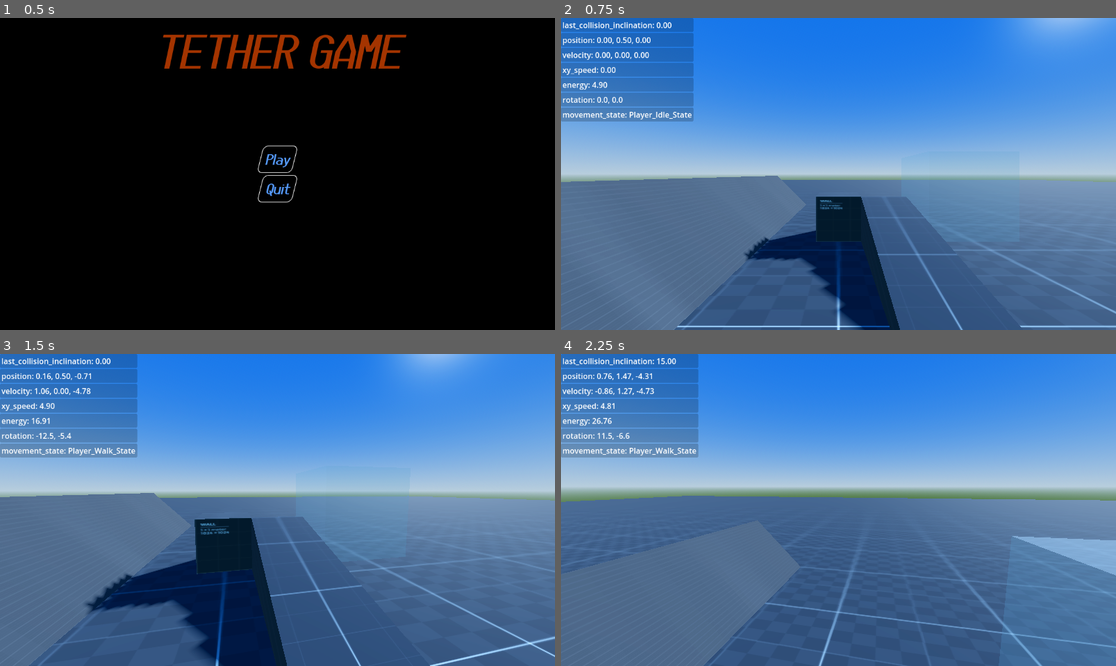
Above: before the commit, frames 1-4 (two rows, left to right).
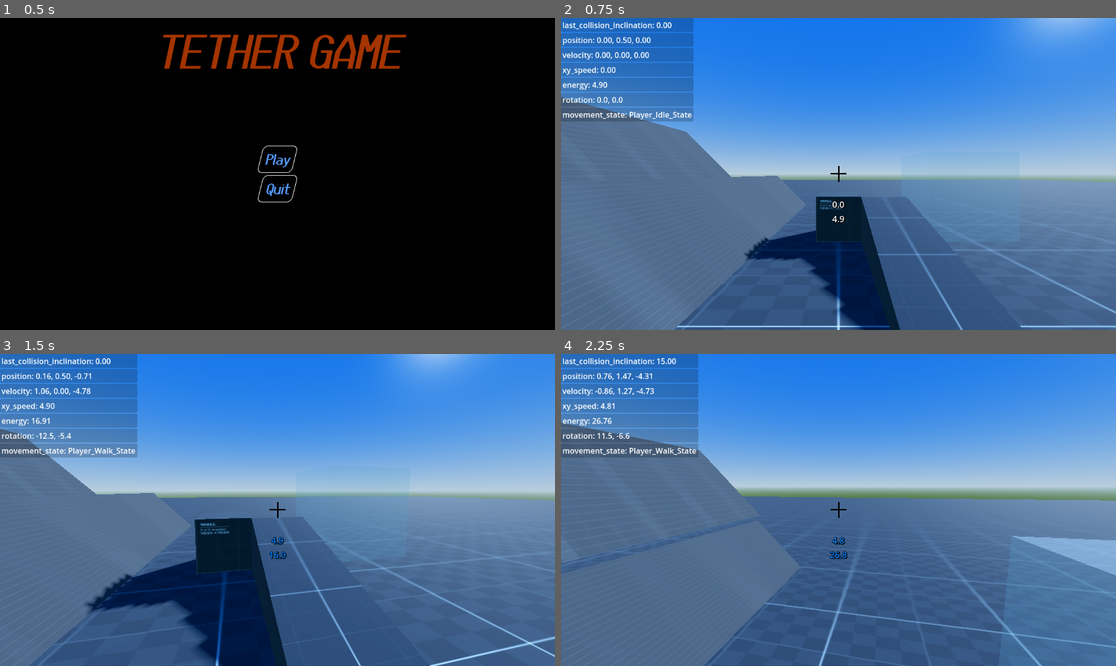
Above: after the commit, the same moments.

Repository: Kestrel280/tethergame
Game: Godot game, scene res://main.tscn
Same seed, same stepped clock (60 frames per second), same inputs: the game is played once before the commit and once after it.
Inputs (mouse positions are in pixels of both pictures, inside the frame that each line leads up to):
- Up to frame 1 (0.5 s): no input
- Up to frame 2 (0.75 s): click "Play" at 0.5 s
- Up to frame 3 (1.5 s): tap Enter at 1.25 s; move the mouse to (305, 510) at 1.27 s; hold W (move_forward) from 1.28 s (still down); click (305, 510) at 1.35 s
- Up to frame 4 (2.25 s): keep holding W (move_forward); tap Space (jump) at 1.52 s; move the mouse to (810, 510) at 2.02 s; tap Q at 2.1 s

Frame 1 is identical in both runs. In frame 2, 5.4% of the frame differs, in the area x 0-52%, y 25-66%; in frame 3, 2.2%; in frame 4, 5.6%, in the area x 0-52%, y 22-68%.

Commit message:
Add Player UI, Kinetic Label class

Diff:
--- a/assets/materials/debug/transparent_debug_material.tres
+++ b/assets/materials/debug/transparent_debug_material.tres
@@ -1,6 +1,6 @@
 [gd_resource type="StandardMaterial3D" load_steps=2 format=3 uid="uid://btqt43i0hm3t0"]
 
-[ext_resource type="Texture2D" uid="uid://dvoubv5yxmk58" path="res://assets/textures/plus.png" id="1_f2hi5"]
+[ext_resource type="Texture2D" uid="uid://dvoubv5yxmk58" path="res://assets/textures/plus_128px.png" id="1_f2hi5"]
 
 [resource]
 transparency = 1
--- a/classes/player/Player.tscn
+++ b/classes/player/Player.tscn
@@ -9,6 +9,9 @@
 [ext_resource type="Script" uid="uid://d1eyuapmclcra" path="res://classes/player/move_states/default_mode/player_walk_state.gd" id="8_ki74y"]
 [ext_resource type="Script" uid="uid://bk2mg7jt7y2dm" path="res://classes/controllers/input_controller_kbm.gd" id="9_ki74y"]
 [ext_resource type="Script" uid="uid://cm5b2uks7uwmw" path="res://classes/controllers/camera_controller_base.gd" id="9_loolv"]
+[ext_resource type="Script" uid="uid://7kl4mh5of1t7" path="res://classes/player/player_ui.gd" id="10_wc7k0"]
+[ext_resource type="Script" uid="uid://mqoi0xuptywi" path="res://ui/label_kinetic/label_kinetic.gd" id="12_4kxxt"]
+[ext_resource type="Texture2D" uid="uid://f425rgeqtr4c" path="res://assets/textures/plus_32px.png" id="12_wc7k0"]
 
 [sub_resource type="CapsuleShape3D" id="CapsuleShape3D_loolv"]
 
@@ -70,3 +73,79 @@
 [node name="Input_Controller_Kbm" type="Node" parent="."]
 script = ExtResource("9_ki74y")
 metadata/_custom_type_script = "uid://bk2mg7jt7y2dm"
+
+[node name="Player_Ui" type="Control" parent="." node_paths=PackedStringArray("player")]
+layout_mode = 3
+anchors_preset = 8
+anchor_left = 0.5
+anchor_top = 0.5
+anchor_right = 0.5
+anchor_bottom = 0.5
+offset_left = -20.0
+offset_top = -20.0
+offset_right = 20.0
+offset_bottom = 20.0
+grow_horizontal = 2
+grow_vertical = 2
+script = ExtResource("10_wc7k0")
+player = NodePath("..")
+metadata/_custom_type_script = "uid://d1cktkjuaj1f7"
+
+[node name="Center_Screen" type="Control" parent="Player_Ui"]
+layout_mode = 1
+anchors_preset = 8
+anchor_left = 0.5
+anchor_top = 0.5
+anchor_right = 0.5
+anchor_bottom = 0.5
+grow_horizontal = 2
+grow_vertical = 2
+
+[node name="Kinetics_Console" type="VBoxContainer" parent="Player_Ui/Center_Screen"]
+layout_mode = 1
+anchors_preset = 5
+anchor_left = 0.5
+anchor_right = 0.5
+offset_left = -50.0
+offset_top = 50.0
+offset_right = 50.0
+offset_bottom = 103.0
+grow_horizontal = 2
+alignment = 1
+
+[node name="Speed_Label" type="Label" parent="Player_Ui/Center_Screen/Kinetics_Console"]
+layout_mode = 2
+text = "[speed]"
+horizontal_alignment = 1
+vertical_alignment = 1
+script = ExtResource("12_4kxxt")
+max_gain = 0.02
+max_loss = -0.05
+smoothing_factor = 0.4
+metadata/_custom_type_script = "uid://mqoi0xuptywi"
+
+[node name="Energy_Label" type="Label" parent="Player_Ui/Center_Screen/Kinetics_Console"]
+layout_mode = 2
+text = "[energy]"
+horizontal_alignment = 1
+script = ExtResource("12_4kxxt")
+max_gain = 0.2
+max_loss = -0.35
+smoothing_factor = 0.4
+metadata/_custom_type_script = "uid://mqoi0xuptywi"
+
+[node name="Crosshair" type="TextureRect" parent="Player_Ui/Center_Screen"]
+texture_filter = 2
+layout_mode = 1
+anchors_preset = 8
+anchor_left = 0.5
+anchor_top = 0.5
+anchor_right = 0.5
+anchor_bottom = 0.5
+offset_left = -15.0
+offset_top = -15.0
+offset_right = 15.0
+offset_bottom = 15.0
+grow_horizontal = 2
+grow_vertical = 2
+texture = ExtResource("12_wc7k0")
--- /dev/null
+++ b/classes/player/player_ui.gd
@@ -0,0 +1,11 @@
+extends Tether_Ui
+
+
+@export var player : Player;
+
+
+func _physics_process(dt : float):
+	var real_velocity = player.get_real_velocity();
+	var xy_speed : float = Vector2(real_velocity.x, real_velocity.z).length();
+	$Center_Screen/Kinetics_Console/Speed_Label.set_value(xy_speed);
+	$Center_Screen/Kinetics_Console/Energy_Label.set_value(real_velocity.length_squared() / 2 + player.position.y * ProjectSettings.get_setting("physics/3d/default_gravity"));
--- a/maps/test_level_1/test_level_1.tscn
+++ b/maps/test_level_1/test_level_1.tscn
@@ -87,6 +87,18 @@
 [sub_resource type="BoxShape3D" id="BoxShape3D_16v1w"]
 size = Vector3(2, 2, 2)
 
+[sub_resource type="StandardMaterial3D" id="StandardMaterial3D_4vsd1"]
+albedo_texture = ExtResource("4_4vsd1")
+uv1_scale = Vector3(20, 20, 20)
+texture_filter = 4
+
+[sub_resource type="BoxMesh" id="BoxMesh_f4oj7"]
+material = SubResource("StandardMaterial3D_4vsd1")
+size = Vector3(8, 8, 40)
+
+[sub_resource type="BoxShape3D" id="BoxShape3D_4vsd1"]
+size = Vector3(8, 8, 40)
+
 [node name="TestLevel1" type="Node"]
 script = ExtResource("1_otnkw")
 metadata/_custom_type_script = "uid://bn50xtepv757k"
@@ -139,7 +151,7 @@
 [node name="Teleporter" parent="." node_paths=PackedStringArray("destination") instance=ExtResource("6_f4oj7")]
 transform = Transform3D(1, 0, 0, 0, 1, 0, 0, 0, 1, 3, 0.5, -5.5)
 destination = NodePath("../Teleporter_Exit")
-add_speed = 10.0
+add_speed = 20.0
 
 [node name="MeshInstance3D" type="MeshInstance3D" parent="Teleporter"]
 mesh = SubResource("BoxMesh_4vsd1")
@@ -148,4 +160,13 @@
 shape = SubResource("BoxShape3D_16v1w")
 
 [node name="Teleporter_Exit" type="Node3D" parent="."]
-transform = Transform3D(-4.30473e-08, 7.5904e-09, -1, 0.173648, 0.984808, 0, 0.984808, -0.173648, -4.37114e-08, 0, 15, -40)
+transform = Transform3D(-4.30473e-08, 7.5904e-09, -1, 0.173648, 0.984808, 0, 0.984808, -0.173648, -4.37114e-08, 0, 25, -60)
+
+[node name="StaticBody3D" type="StaticBody3D" parent="."]
+transform = Transform3D(0.707107, -0.707107, 0, 0.707107, 0.707107, 0, 0, 0, 1, -15, -0.5, 0)
+
+[node name="MeshInstance3D" type="MeshInstance3D" parent="StaticBody3D"]
+mesh = SubResource("BoxMesh_f4oj7")
+
+[node name="CollisionShape3D" type="CollisionShape3D" parent="StaticBody3D"]
+shape = SubResource("BoxShape3D_4vsd1")
--- /dev/null
+++ b/ui/label_kinetic/kinetic_label_setting.tres
@@ -0,0 +1,8 @@
+[gd_resource type="LabelSettings" format=3 uid="uid://c3c3rcs4527d"]
+
+[resource]
+font_size = 18
+outline_size = 3
+outline_color = Color(0, 0, 0, 1)
+shadow_size = 3
+shadow_color = Color(0, 0, 0, 1)
--- /dev/null
+++ b/ui/label_kinetic/label_kinetic.gd
@@ -0,0 +1,27 @@
+class_name Label_Kinetic
+extends Label
+
+
+@export var base_color : Color = Color(1, 1, 1);
+@export var gain_color : Color = Color(0, 0.5, 1);
+@export var loss_color : Color = Color (1, 0.5, 0);
+@export_range(0.0, 1.0) var max_gain : float = 0.5;
+@export_range(-1.0, 0.0) var max_loss : float = -0.5;
+@export_range(0.1, 1.0) var smoothing_factor : float = 0.5;
+
+
+var smoothed_value : float = 0;
+var current_color : Color = base_color;
+
+
+func _ready():
+	label_settings = preload("kinetic_label_setting.tres").duplicate();
+	clip_text = true;
+
+
+func set_value(new_value : float):
+	smoothed_value = lerp(smoothed_value, new_value, smoothing_factor);
+	var delta : float = new_value - smoothed_value;
+	var new_color = lerp(base_color, loss_color, min(1.0, delta / max_loss)) if delta < 0 else lerp(base_color, gain_color, min(1.0, delta / max_gain));
+	text = "%.1f" % new_value;
+	label_settings.font_color = new_color;
--- /dev/null
+++ b/ui/tether_ui.gd
@@ -0,0 +1,2 @@
+class_name Tether_Ui
+extends Control
--- a/weapons/tether/tether.tres
+++ b/weapons/tether/tether.tres
@@ -12,5 +12,6 @@
 position = Vector3(0.2, -0.08, -0.25)
 orientation = Vector3(45, 45, 45)
 single_shot = true
+shot_cooldown = 0.2
 shoot_script = ExtResource("2_mpja1")
 metadata/_custom_type_script = "uid://dumbt6yqtdj6q"
Renamed: assets/textures/plus.png -> assets/textures/plus_128px.png
Not shown, changed: assets/textures/plus_128px.png.import
Binary file added: assets/textures/plus_32px.png
Not shown, added: assets/textures/plus_32px.png.import
Not shown: 1 places in classes/player/Player.tscn that only renumber resources
Not shown, added: classes/player/player_ui.gd.uid
Not shown: 1 places in maps/test_level_1/test_level_1.tscn that only renumber resources
Not shown, added: ui/label_kinetic/label_kinetic.gd.uid
Not shown, added: ui/tether_ui.gd.uid
